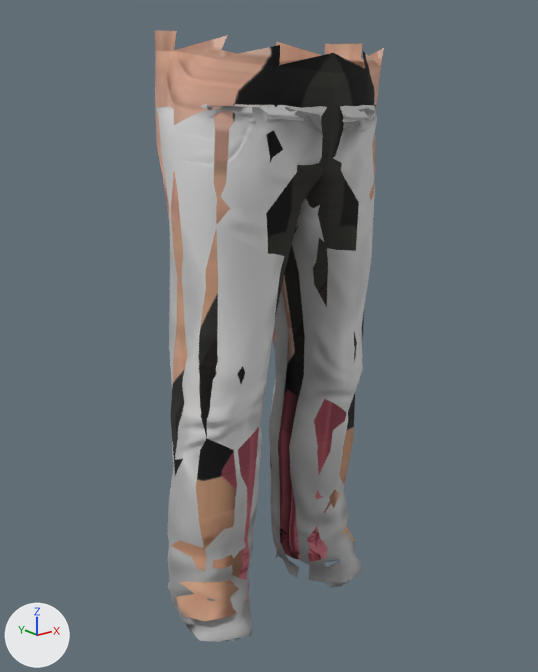
Two versions of the glTF model packaging/garment-results/cross-body/emma_casual-to-andre_casual/Trousers/Trousers.glb, one commit apart.
Both versions are drawn from a camera (50 mm lens) standing at (-0.746, -0.941, 0.92) and looking at (0.002, -0.006, 0.546). Every picture has the same lights, and +X, +Y and +Z are marked at lower left. The first picture is the older version.

Names of what the first picture shows: 'Fitted_Trousers', 'Liner_Trousers'.
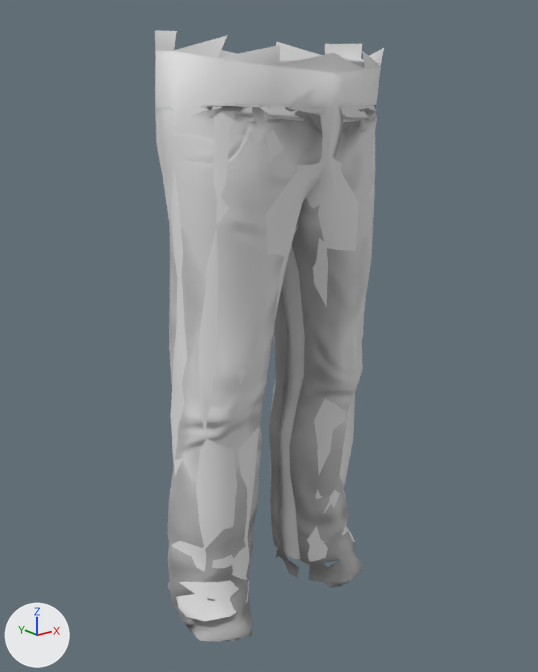
What differs and where, as boxes [x1, y1, x2, y2] in the pictures (538 x 672 px):
'Liner_Trousers', recoloured (lighter)
    both: [155, 31, 384, 621]

Edits to the bpy script that builds the scene:
```text
Add mat_liner_fabric:
    mat_liner_fabric = bpy.data.materials.new('Liner_fabric')
    # nodes: BsdfPrincipled, Mix, OutputMaterial, VertexColor
    # colours: white #e7e7e7, mixed with the vertex colours
Change me_mesh_024:
    where me_mesh_024.from_pydata(...)  # 291 vertices, 504 faces; spans x -0.197..0.191, y -0.15..0.136, z 0.091..1.019
    remove me_mesh_024.materials.append(mat_trousers)
    add me_mesh_024.materials.append(mat_liner_fabric)
```
